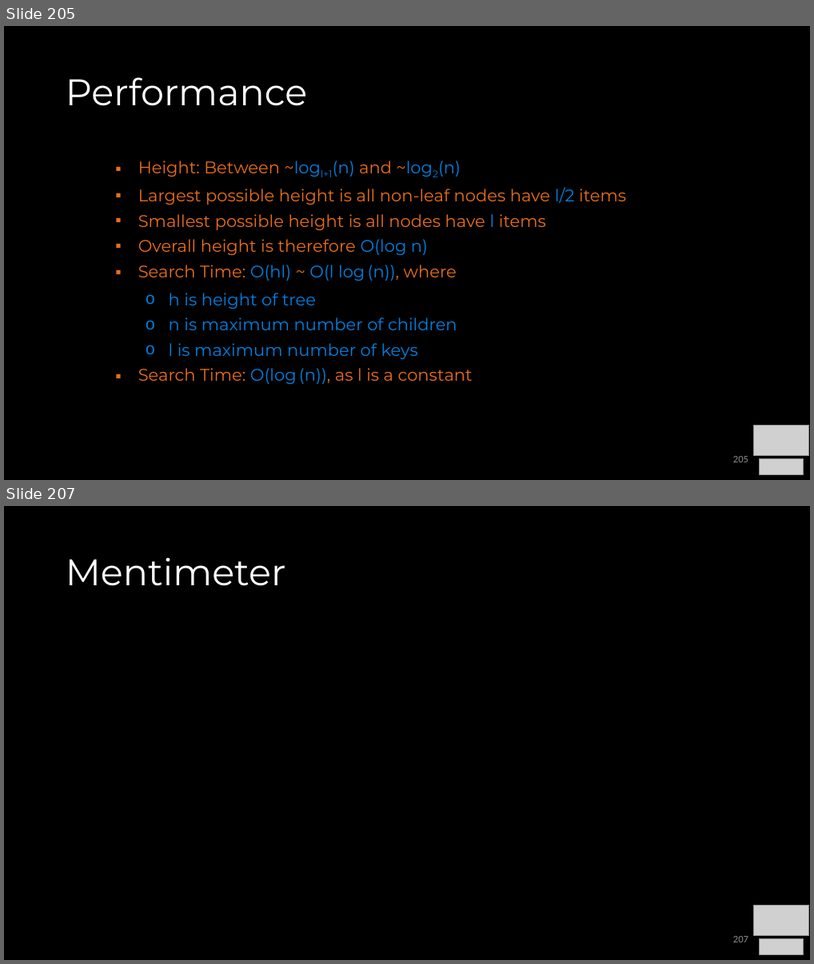
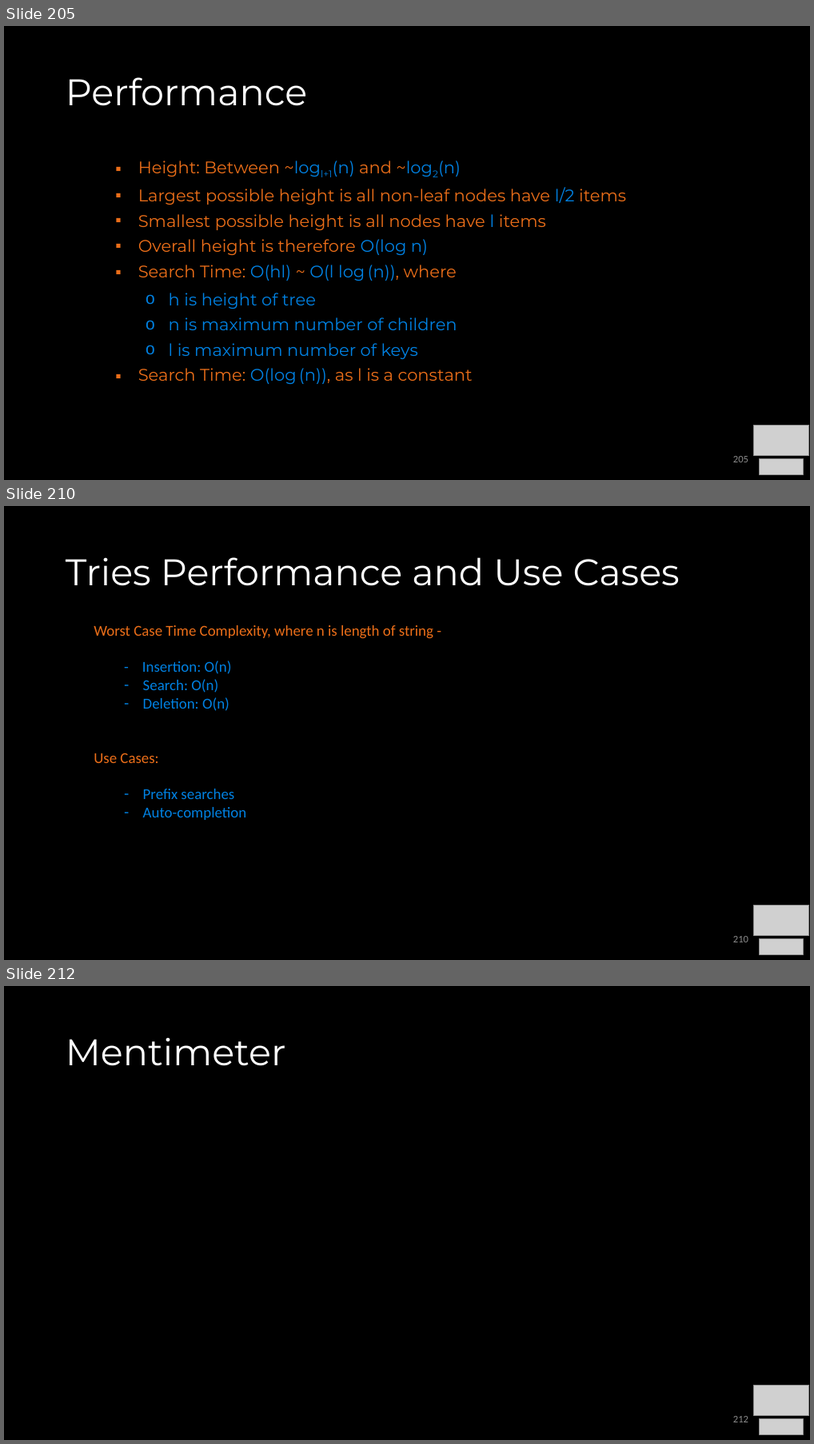
Before and after one commit to COP3530/Instructional-Content, a slide deck: Slides/Slides-PPT/4 - Balanced Trees.pptx. Shown one above the other, each under a label of ours: slides 205 and 207 before the commit, slides 205, 210 and 212 after it; the slides between them are not shown. The pictures are 814x964 and 814x1444 pixels, drawn with LibreOffice and Linux fonts; fonts in the diff are those of the drawing; grey boxes stand for pictures. Boxes give left, top, right and bottom in pixels: in the first picture for what was removed or moved away, otherwise in the second. Text is boxed around its words. In the diff, an @@ line names an element or a change of style, - is before the commit and + after.

Commit message:
tries added

```diff
--- a/Slides/Slides-PPT/4 - Balanced Trees.pptx
+++ b/Slides/Slides-PPT/4 - Balanced Trees.pptx
@@ slide 210 added at (x1=4, y1=506, x2=810, y2=960), background #000000 @@
@@ title added at (x1=66, y1=557, x2=680, y2=586), 44 pt, text #FFFFFF @@
+Tries Performance and Use Cases
@@ text added at (x1=94, y1=625, x2=434, y2=820), 18 pt, text #0081E2 @@
+Worst Case Time Complexity, where n is length of string -
+  - Insertion: O(n)
+  – Search: O(n)
+  – Deletion: O(n)
+Use Cases:
+  – Prefix searches
+  – Auto-completion
@@ picture added at (x1=754, y1=904, x2=810, y2=936) @@
@@ page number added at (x1=734, y1=936, x2=749, y2=942), 12 pt, text #8C8C8C @@
+210
@@ picture added at (x1=759, y1=939, x2=804, y2=954) @@
@@ what was slide 207 is now slide 212 @@
@@ page number at (x1=734, y1=1416, x2=749, y2=1422): text changed @@
-207
+212
```
Also in this commit, not shown: 4 other slides added, 1 slide removed, 1 other file.
